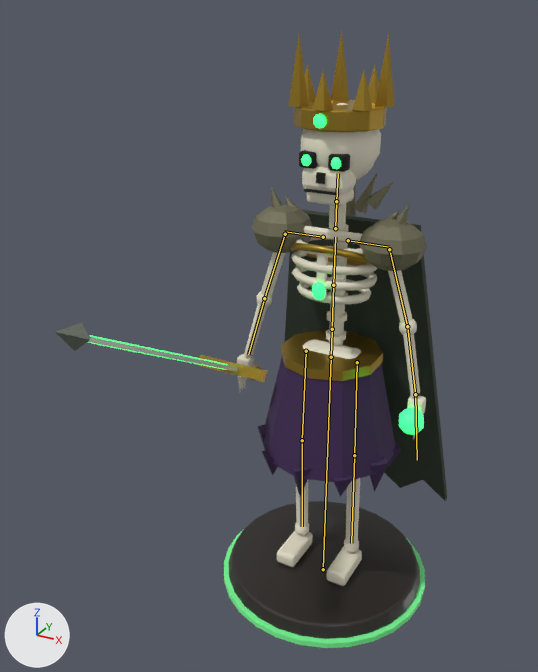
The glTF model art/export/Undead_King.glb: old version first, new version second.
One viewpoint serves both versions: a camera (50 mm lens) standing at (1.07, -2.45, 2.32) and looking at (-0.13, -0.28, 1.23). Every picture has the same lights, and +X, +Y and +Z are marked at lower left. The picture after the commit comes second. The bones that change, and the others that lie on the model, are drawn over the model as lines.

In view in the first picture: 'Undead_King_Mesh'.
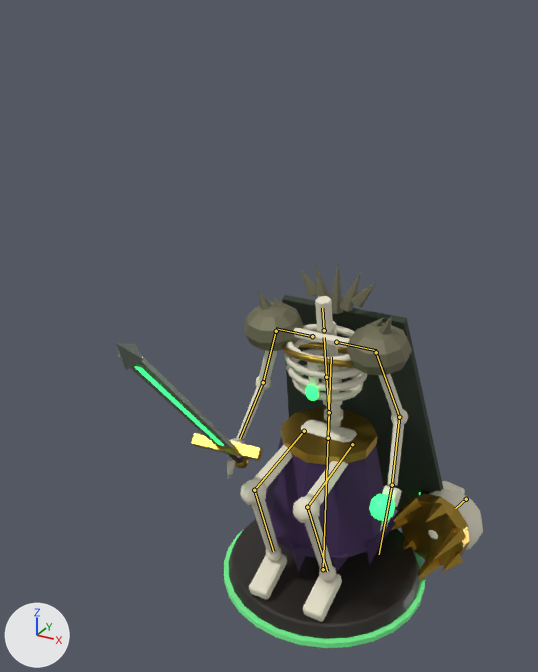
The newer file adds an action. The first version stands in its rest pose; the second is drawn at frame 19 of the action 'Behead'.

Pixel boxes (x1, y1, x2, y2) of what changed, in the pictures (538 x 672 px):
```json
{"object": "Undead_King_Mesh", "change": "posed", "before": [55, 31, 447, 648], "after": [116, 263, 483, 648], "on screen": "6% narrower, 38% shorter"}
{"bone": "hips", "before": "(331, 357) to (332, 331)", "after": "(328, 438) to (329, 414)"}
{"bone": "spine", "before": "(332, 329) to (333, 285)", "after": "(329, 412) to (326, 377)"}
{"bone": "head", "before": "(336, 201) to (338, 173)", "after": "(466, 499) to (455, 508)"}
{"bone": "forearm.L", "before": "(407, 326) to (415, 394)", "after": "(399, 417) to (392, 485)"}
{"bone": "forearm.R", "before": "(264, 298) to (248, 354)", "after": "(263, 382) to (240, 438)"}
{"bone": "thigh.L", "before": "(357, 362) to (354, 455)", "after": "(352, 444) to (307, 507)"}
{"bone": "shin.L", "before": "(354, 455) to (351, 543)", "after": "(307, 507) to (327, 571)"}
{"bone": "thigh.R", "before": "(306, 351) to (302, 440)", "after": "(304, 431) to (254, 490)"}
{"bone": "shin.R", "before": "(302, 440) to (302, 526)", "after": "(254, 490) to (273, 551)"}
```

Scene script edits in JSON lines:
```json
{"block": "bone_hips", "where": "bone_hips = bpy.data.objects['Undead_King'].pose.bones['hips']  # child of 'root'"}
{"op": "set", "path": "bone_hips.location", "old": "(0.0, 0.0, 0.0)", "new": "(0.0, -0.37, 0.0)"}
{"block": "bone_spine", "where": "bone_spine = bpy.data.objects['Undead_King'].pose.bones['spine']  # child of 'hips'"}
{"op": "set", "path": "bone_spine.rotation_quaternion", "old": "(1.0, 0.0, 0.0, 0.0)", "new": "(0.995, 0.096, 0.0, 0.0)", "note": "degrees (0, 0, 0) -> degrees (11, 0, 0)"}
{"block": "bone_head", "where": "bone_head = bpy.data.objects['Undead_King'].pose.bones['head']  # child of 'neck'"}
{"op": "set", "path": "bone_head.location", "old": "(0.0, 0.0, 0.0)", "new": "(0.47, -1.233, -0.447)"}
{"op": "set", "path": "bone_head.rotation_quaternion", "old": "(1.0, 0.0, 0.0, 0.0)", "new": "(-0.495, -0.504, 0.593, 0.385)", "note": "degrees (0, 0, 0) -> degrees (102, -12, -90)"}
{"block": "bone_forearm_l", "where": "bone_forearm_l = bpy.data.objects['Undead_King'].pose.bones['forearm.L']  # child of 'upper_arm.L'"}
{"op": "set", "path": "bone_forearm_l.rotation_quaternion", "old": "(1.0, 0.0, 0.0, 0.0)", "new": "(0.94, 0.342, 0.0, 0.0)", "note": "degrees (0, 0, 0) -> degrees (40, 0, 0)"}
{"block": "bone_forearm_r", "where": "bone_forearm_r = bpy.data.objects['Undead_King'].pose.bones['forearm.R']  # child of 'upper_arm.R'"}
{"op": "set", "path": "bone_forearm_r.rotation_quaternion", "old": "(1.0, 0.0, 0.0, 0.0)", "new": "(0.966, 0.259, 0.0, 0.0)", "note": "degrees (0, 0, 0) -> degrees (30, 0, 0)"}
{"block": "bone_thigh_l", "where": "bone_thigh_l = bpy.data.objects['Undead_King'].pose.bones['thigh.L']  # child of 'hips'"}
{"op": "set", "path": "bone_thigh_l.rotation_quaternion", "old": "(1.0, 0.0, 0.0, 0.0)", "new": "(0.737, 0.676, 0.0, 0.0)", "note": "degrees (0, 0, 0) -> degrees (85, 0, 0)"}
{"block": "bone_shin_l", "where": "bone_shin_l = bpy.data.objects['Undead_King'].pose.bones['shin.L']  # child of 'thigh.L'"}
{"op": "set", "path": "bone_shin_l.rotation_quaternion", "old": "(1.0, 0.0, 0.0, 0.0)", "new": "(0.609, -0.793, 0.0, 0.0)", "note": "degrees (0, 0, 0) -> degrees (-105, 0, 0)"}
{"block": "bone_thigh_r", "where": "bone_thigh_r = bpy.data.objects['Undead_King'].pose.bones['thigh.R']  # child of 'hips'"}
{"op": "set", "path": "bone_thigh_r.rotation_quaternion", "old": "(1.0, 0.0, 0.0, 0.0)", "new": "(0.737, 0.676, 0.0, 0.0)", "note": "degrees (0, 0, 0) -> degrees (85, 0, 0)"}
{"block": "bone_shin_r", "where": "bone_shin_r = bpy.data.objects['Undead_King'].pose.bones['shin.R']  # child of 'thigh.R'"}
{"op": "set", "path": "bone_shin_r.rotation_quaternion", "old": "(1.0, 0.0, 0.0, 0.0)", "new": "(0.609, -0.793, 0.0, 0.0)", "note": "degrees (0, 0, 0) -> degrees (-105, 0, 0)"}
```
